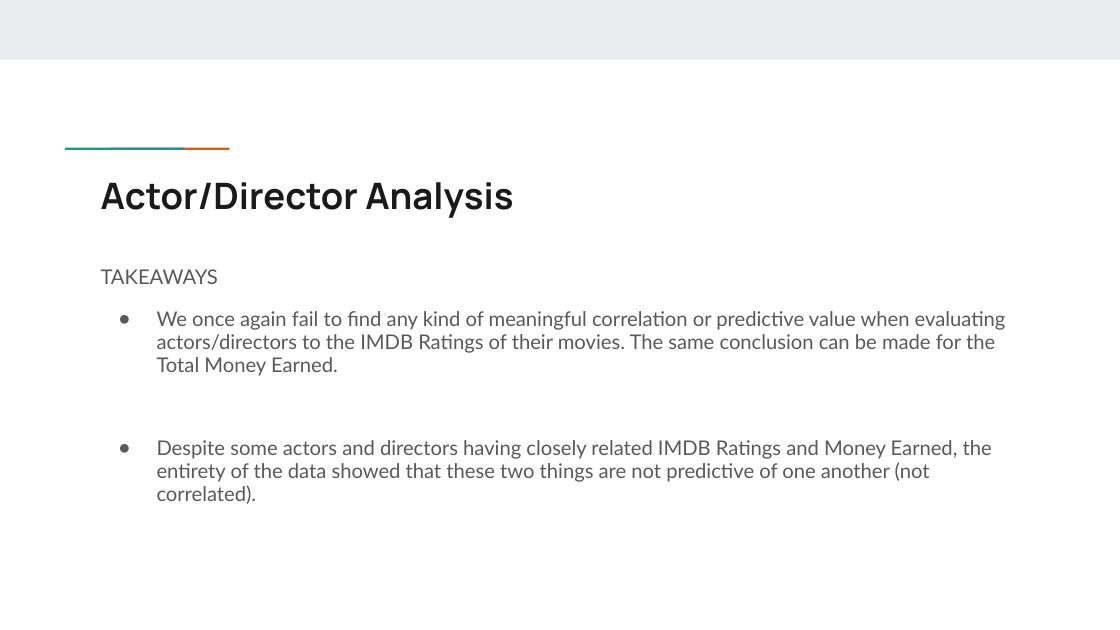
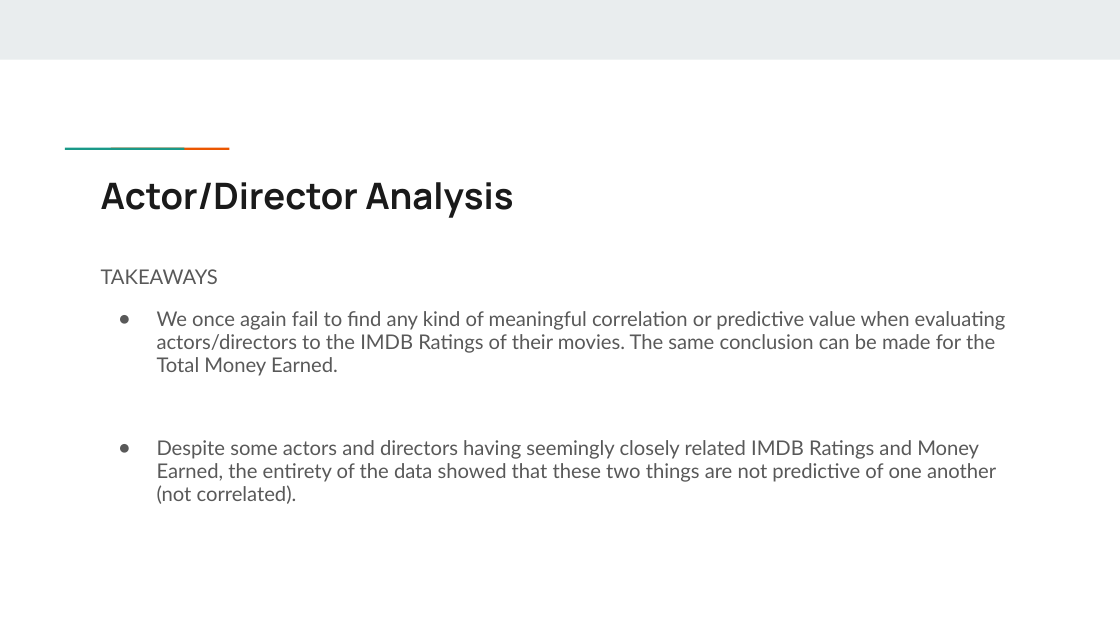
Before and after one commit to doka1331/Project_1, a slide deck: slide 19 of Project_1_Group_2_final.pptx (slide 20 before the commit). Drawn at 1120x630 pixels with LibreOffice and Linux fonts; fonts in the diff are those of the drawing. Boxes give left, top, right and bottom in pixels: in the first picture for what was removed or moved away, otherwise in the second. Text is boxed around its words. In the diff, an @@ line names an element or a change of style, - is before the commit and + after.

```diff
--- a/Project_1_Group_2_final.pptx
+++ b/Project_1_Group_2_final.pptx
@@ text at [157,440,996,504]: text changed @@
-● Despite some actors and directors having closely related IMDB Ratings and Money Earned, the entirety of the data showed that these two things are not predictive of one another (not correlated).
+● Despite some actors and directors having seemingly closely related IMDB Ratings and Money Earned, the entirety of the data showed that these two things are not predictive of one another (not correlated).
```
Also in this commit, not shown: 3 other slides changed, 1 slide removed.
